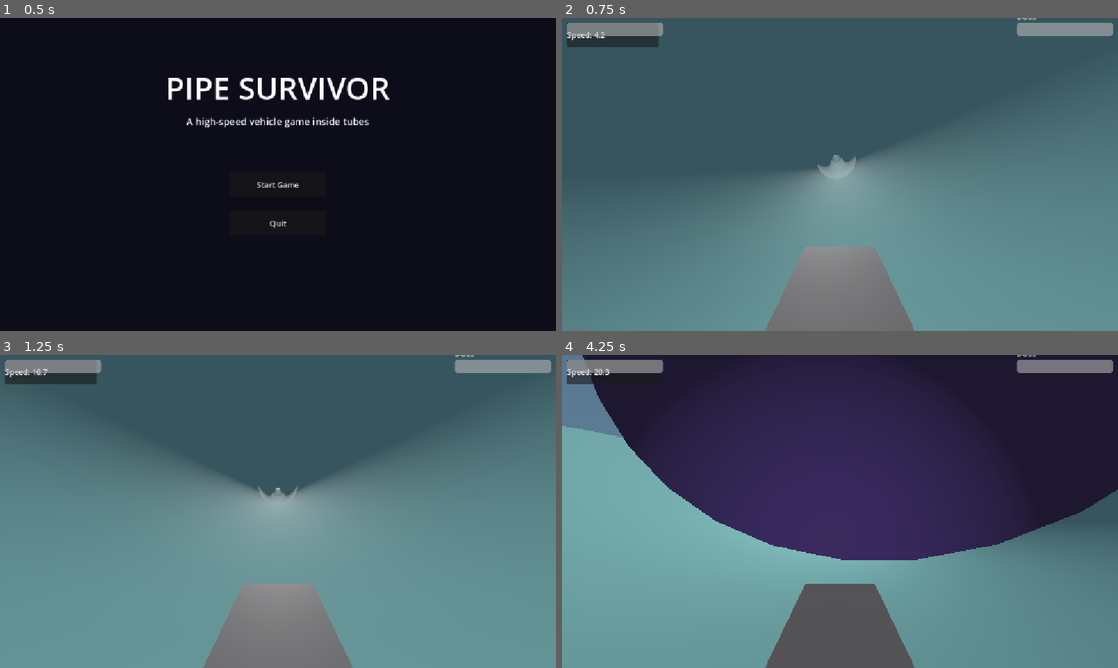
Above: before the commit, frames 1-4 (two rows, left to right).
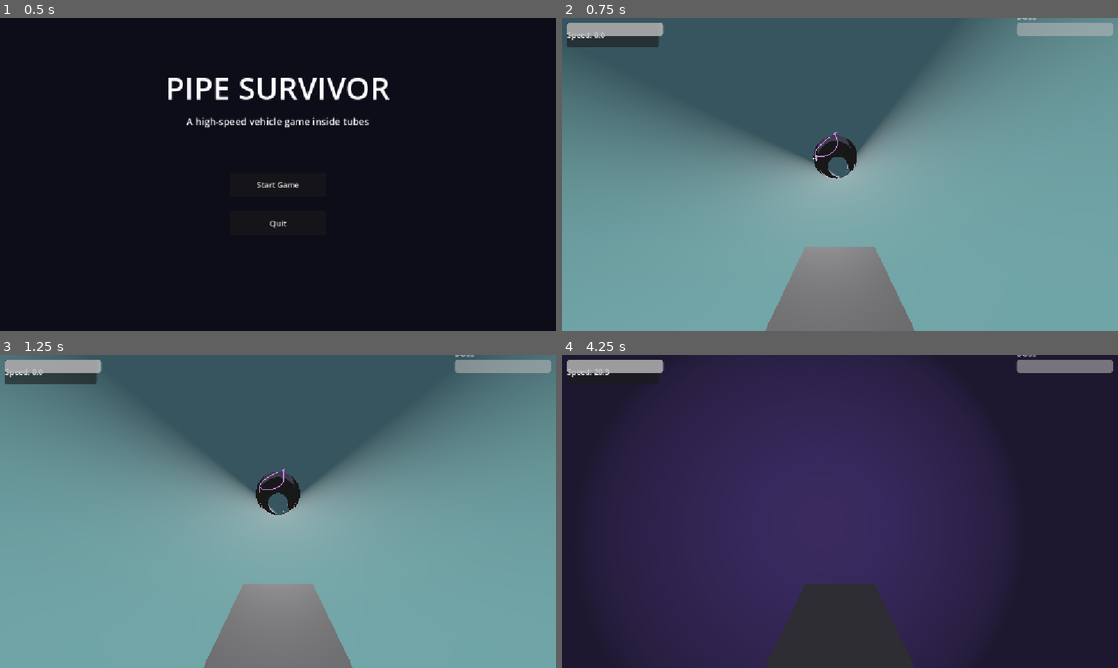
Above: after the commit, the same moments.

Repository: eternaldensity/pipe-survivor
Game: Godot game, scene res://MainMenu.tscn
The game is run twice, just before and just after one commit, with the same random seed, the same clock (stepped at 60 frames per second) and the same inputs.
Inputs:
- Up to frame 1 (0.5 s): no input
- Up to frame 2 (0.75 s): click "Start Game" at 0.5 s
- Up to frame 3 (1.25 s): no input
- Up to frame 4 (4.25 s): tap Enter (ui_accept) at 1.25, 1.52, 2.27, 3.77 s; hold Right (ui_right) 1.28-2.03 s; hold R 1.28-2.03 s; hold Down (ui_down) 2.03-2.78 s; tap 1 at 2.1 s; hold Right (ui_right) 2.78-3.53 s; hold 2 2.78-3.53 s; hold Up (ui_up) from 3.53 s (still down); tap 3 at 3.6 s

Frame 1 is identical in both runs. In frame 2, 55% of the frame differs, in the area x 0-100%, y 0-100%; in frame 3, 16%; in frame 4, 49%.

Commit message:
Add procedural level generation system

Diff:
--- a/level_generator.gd
+++ b/level_generator.gd
@@ -45,8 +45,12 @@
 			next_node = _add_rest_zone(current, tier)
 		elif rng.randf() < _junction_prob(tier) and depth < target_depth - 2:
 			next_node = _add_junction(current, tier)
-			# Generate branches.
-			_generate_branches(next_node, tier, rng)
+			# _add_junction already calls _generate_branches internally.
+			# If the junction has a trunk, add a trunk continuation immediately
+			# so the main path follows the trunk, not a branch.
+			if _get_param(_graph[next_node]["params"], "has_trunk", true):
+				var trunk_cont := _add_continuation(next_node, tier)
+				next_node = trunk_cont
 		else:
 			next_node = _add_continuation(current, tier)
 		current = next_node
@@ -78,6 +82,11 @@
 
 func _junction_prob(tier: int) -> float:
 	return junction_prob_base + tier * 0.05
+
+func _get_param(d: Dictionary, key: String, default_val: Variant) -> Variant:
+	if d.has(key):
+		return d[key]
+	return default_val
 
 func _add_node(type: SectionType, tier: int, params: Dictionary) -> int:
 	var node := {
@@ -96,12 +105,10 @@
 
 func _add_continuation(parent_id: int, tier: int) -> int:
 	var parent: Dictionary = _graph[parent_id]
-	var parent_exit_r: float = parent["params"].get("exit_radius", parent["params"].get("tube_radius", 10.0))
+	var parent_exit_r: float = _get_param(parent["params"], "exit_radius", _get_param(parent["params"], "tube_radius", 10.0))
 	# Compute entry radius from parent with small variation.
-	var entry_r: float = clampf(parent_exit_r + rng.randf_range(-0.5, 0.5), min_radius, max_radius)
-	# Match parent if too far.
-	if absf(entry_r - parent_exit_r) > 0.5:
-		entry_r = parent_exit_r
+	# Match the parent's exit radius exactly for seam continuity.
+	var entry_r: float = clampf(parent_exit_r, min_radius, max_radius)
 	var exit_r: float = clampf(entry_r + rng.randf_range(-1.0, 1.0), min_radius, max_radius)
 	var length: float = rng.randf_range(60.0, 150.0)
 
@@ -124,36 +131,41 @@
 		var node_id := _add_node(SectionType.BEND, tier, params)
 		_graph[node_id]["parent"] = parent_id
 		_graph[node_id]["depth"] = _graph[parent_id]["depth"] + 1
-		parent["exits"].append(node_id)
+		_attach_child(parent, node_id)
 		return node_id
 
 	var node_id := _add_node(SectionType.STRAIGHT, tier, params)
 	_graph[node_id]["parent"] = parent_id
 	_graph[node_id]["depth"] = _graph[parent_id]["depth"] + 1
-	# If parent is a junction, attach to the trunk exit (0) if available.
-	if parent["type"] == SectionType.JUNCTION and parent["params"].get("has_trunk", false):
-		if parent["exits"].size() == 0 or parent["exits"][0] == null or parent["exits"][0] < 0:
-			if parent["exits"].size() == 0:
-				parent["exits"].resize(1)
-			parent["exits"][0] = node_id
+	_attach_child(parent, node_id)
+	return node_id
+
+func _attach_child(parent: Dictionary, node_id: int) -> void:
+	# If parent is a junction, attach to the first null exit slot (trunk) if
+	# available, otherwise append.
+	if parent["type"] == SectionType.JUNCTION:
+		var slot := -1
+		for i in range(parent["exits"].size()):
+			if parent["exits"][i] == null:
+				slot = i
+				break
+		if slot >= 0:
+			parent["exits"][slot] = node_id
 		else:
 			parent["exits"].append(node_id)
 	else:
 		parent["exits"].append(node_id)
-	return node_id
 
 func _add_junction(parent_id: int, tier: int) -> int:
 	var parent: Dictionary = _graph[parent_id]
-	var r: float = parent["params"].get("exit_radius", parent["params"].get("tube_radius", 10.0))
+	var r: float = _get_param(parent["params"], "exit_radius", _get_param(parent["params"], "tube_radius", 10.0))
 	r = clampf(r, min_radius, max_radius)
 
-	var has_trunk := rng.randf() < 0.7
+	var has_trunk := true  # main path always has a trunk
 	var left := rng.randf() < 0.75
 	var right := rng.randf() < 0.75
 	if not left and not right:
 		left = true  # ensure at least one branch
-	if not has_trunk and not left and not right:
-		has_trunk = true
 
 	var params := {
 		"tube_radius": r,
@@ -169,7 +181,8 @@
 	var node_id := _add_node(SectionType.JUNCTION, tier, params)
 	_graph[node_id]["parent"] = parent_id
 	_graph[node_id]["depth"] = _graph[parent_id]["depth"] + 1
-	parent["exits"].append(node_id)
+	_attach_child(parent, node_id)
+	_generate_branches(node_id, tier, rng)
 	return node_id
 
 func _generate_branches(junction_id: int, tier: int, r: RandomNumberGenerator) -> void:
@@ -204,15 +217,13 @@
 	var parent: Dictionary = _graph[parent_id]
 	var parent_exit_r: float
 	if parent["type"] == SectionType.JUNCTION:
-		parent_exit_r = parent["params"].get("tube_radius", 10.0)
+		parent_exit_r = _get_param(parent["params"], "tube_radius", 10.0)
 	else:
-		parent_exit_r = parent["params"].get("exit_radius", parent["params"].get("tube_radius", 10.0))
+		parent_exit_r = _get_param(parent["params"], "exit_radius", _get_param(parent["params"], "tube_radius", 10.0))
 	parent_exit_r = clampf(parent_exit_r, min_radius, max_radius)
 
 	var entry_r: float = parent_exit_r
-	var exit_r: float = clampf(entry_r + rng.randf_range(-0.5, 0.5), min_radius, max_radius)
-	if absf(exit_r - entry_r) > 0.5:
-		exit_r = entry_r
+	var exit_r: float = entry_r
 	var length: float = rng.randf_range(40.0, 80.0)
 
 	var is_bend := rng.randf() < 0.4
@@ -243,7 +254,7 @@
 
 func _add_rest_zone(parent_id: int, tier: int) -> int:
 	var parent: Dictionary = _graph[parent_id]
-	var r: float = parent["params"].get("exit_radius", parent["params"].get("tube_radius", 10.0))
+	var r: float = _get_param(parent["params"], "exit_radius", _get_param(parent["params"], "tube_radius", 10.0))
 	r = clampf(r, min_radius, max_radius)
 	var params := {
 		"entry_radius": r,
@@ -253,12 +264,12 @@
 	var node_id := _add_node(SectionType.REST_ZONE, tier, params)
 	_graph[node_id]["parent"] = parent_id
 	_graph[node_id]["depth"] = _graph[parent_id]["depth"] + 1
-	parent["exits"].append(node_id)
+	_attach_child(parent, node_id)
 	return node_id
 
 func _add_boss_arena(parent_id: int, tier: int) -> int:
 	var parent: Dictionary = _graph[parent_id]
-	var r: float = parent["params"].get("exit_radius", parent["params"].get("tube_radius", 10.0))
+	var r: float = _get_param(parent["params"], "exit_radius", _get_param(parent["params"], "tube_radius", 10.0))
 	r = clampf(r, min_radius, max_radius)
 	var params := {
 		"entry_radius": r,
@@ -268,7 +279,7 @@
 	var node_id := _add_node(SectionType.BOSS_ARENA, tier, params)
 	_graph[node_id]["parent"] = parent_id
 	_graph[node_id]["depth"] = _graph[parent_id]["depth"] + 1
-	parent["exits"].append(node_id)
+	_attach_child(parent, node_id)
 	return node_id
 
 func _validate() -> bool:
@@ -299,8 +310,8 @@
 		if node["parent"] < 0:
 			continue
 		var parent: Dictionary = _graph[node["parent"]]
-		var parent_r: float = parent["params"].get("exit_radius", parent["params"].get("tube_radius", 10.0))
-		var child_r: float = node["params"].get("entry_radius", node["params"].get("tube_radius", 10.0))
+		var parent_r: float = _get_param(parent["params"], "exit_radius", _get_param(parent["params"], "tube_radius", 10.0))
+		var child_r: float = _get_param(node["params"], "entry_radius", _get_param(node["params"], "tube_radius", 10.0))
 		if absf(parent_r - child_r) > 1.0:
 			return false
 	return true
@@ -326,6 +337,8 @@
 				if parent_node["exits"][i] == node["id"]:
 					exit_idx = i
 					break
+			if parent_section == null:
+				print("NULL PARENT for node", node["id"], "parent", node["parent"])
 			section = network.add_section(packed, props, parent_section, exit_idx)
 		section_map[node["id"]] = section
 
--- a/main.gd
+++ b/main.gd
@@ -7,6 +7,7 @@
 var rest_zone_scene  : PackedScene
 var sign_scene       : PackedScene
 var crafting_ui_scene: PackedScene
+var level_generator   : LevelGenerator
 
 func _ready() -> void:
 	junction_section   = load("res://JunctionPipeSection.tscn")
@@ -14,85 +15,18 @@
 	sign_scene         = load("res://Sign.tscn")
 	crafting_ui_scene  = load("res://CraftingUI.tscn")
 
-	# ── Opening: wide chamber that tapers down ────────────────────────────
-	network.add_section(straight_section, { "entry_radius": 20.0, "exit_radius": 10.0, "length": 120.0 })
+	# Phase 7: Procedural level generation.
+	level_generator = LevelGenerator.new()
+	level_generator.seed = 12345
+	level_generator.target_depth = 10
+	add_child(level_generator)
+	await level_generator.generate(network)
 
-	# ── First bend (gentle, 10°) ──────────────────────────────────────────
-	network.add_section(bend_section, { "bend_angle": 10.0, "roll_angle": 180.0, "length": 300.0 })
-
-	# ── Narrow challenge section (radius 6) ────────────────────────────────
-	network.add_section(straight_section, { "exit_radius": 6.0 })   # tapers 10 -> 6
-	network.add_section(straight_section, { "entry_radius": 6.0, "exit_radius": 6.0, "length": 60.0 })
-	network.add_section(straight_section, { "entry_radius": 6.0 })   # widens 6 -> 10
-
-	# ── Mid straight ──────────────────────────────────────────────────────
-	network.add_section(straight_section, { "length": 100.0 })
-
-	# ── Second bend (45°) then a wide section ─────────────────────────────
-	network.add_section(bend_section, { "bend_angle": 45.0, "length": 100.0, "tube_radius": 10.0 })
-	var wide_section := network.add_section(straight_section, { "exit_radius": 20.0, "length": 40.0 })   # widens 10 -> 20
-	# Rest zone as a wide chamber section (radius 20).
-	network.add_section(load("res://RestZone.tscn"), { "entry_radius": 20.0, "exit_radius": 20.0, "length": 60.0 })
-	network.add_section(straight_section, { "entry_radius": 20.0, "exit_radius": 10.0, "length": 200.0 })  # tapers to 10
-
-	# ── Trident junction ──────────────────────────────────────────────────
-	var j := network.add_section(junction_section, { "trunk_length": 60.0, "branch_angle": 30.0, "tube_radius": 10.0 })
-
-	# Signage before the junction.
-	var sign = sign_scene.instantiate()
-	sign.text = "JUNCTION AHEAD"
-	sign.branch_color = Color(0.3, 0.6, 1.0)
-	sign.position = j.entry.global_position - j.global_transform.basis.z * 15.0 + Vector3(0.0, 8.0, 0.0)
-	add_child(sign)
-
-	# ── Three paths, each with a continuation ─────────────────────────────
-	var trunk := network.add_section(straight_section, { "length": 80.0, "entry_radius": 10.0, "exit_radius": 10.0 }, j, 0)
-	var left  := network.add_section(straight_section, { "length": 80.0, "entry_radius": 10.0, "exit_radius": 10.0 }, j, 1)
-	var right := network.add_section(straight_section, { "length": 80.0, "entry_radius": 10.0, "exit_radius": 10.0 }, j, 2)
-
-	# Trunk path: gentle bend then a long straight.
-	network.add_section(bend_section, { "bend_angle": 25.0, "length": 150.0, "tube_radius": 10.0 }, trunk, 0)
-	network.add_section(straight_section, { "entry_radius": 10.0, "exit_radius": 35.0, "length": 100.0 })  # widen to arena
-	var arena_section := network.add_section(load("res://BossArena.tscn"), { "entry_radius": 35.0, "exit_radius": 35.0, "length": 150.0 })
-
-	# Phase 6: Boss in the arena.
-	var boss = load("res://BossVehicle.tscn").instantiate()
-	boss.network = network
-	boss.target = $Vehicle
-	boss.arena_center = arena_section.entry.global_position + arena_section.global_transform.basis.z * 60.0
-	boss.arena_radius = 25.0
-	add_child(boss)
-	boss.global_position = boss.arena_center
-
-	# Left branch path.
-	network.add_section(bend_section, { "bend_angle": 20.0, "length": 120.0, "tube_radius": 10.0 }, left, 0)
-	network.add_section(straight_section, { "length": 150.0, "entry_radius": 10.0, "exit_radius": 10.0 })
-
-	# Right branch path (mirrored bend).
-	network.add_section(bend_section, { "bend_angle": 20.0, "length": 120.0, "tube_radius": 10.0, "roll_angle": 180.0 }, right, 0)
-	network.add_section(straight_section, { "length": 150.0, "entry_radius": 10.0, "exit_radius": 10.0 })
-
-	# ── Crafting UI overlay ───────────────────────────────────────────────
-	var crafting_ui = crafting_ui_scene.instantiate()
-	add_child(crafting_ui)
-	crafting_ui.bind_vehicle($Vehicle)
-
-	# Phase 5: Enemy spawner.
-	var spawner = EnemySpawner.new()
-	spawner.chaser_scene = load("res://ChaserEnemy.tscn")
-	spawner.ambusher_scene = load("res://AmbusherEnemy.tscn")
-	spawner.tank_scene = load("res://TankEnemy.tscn")
-	spawner.network = network
-	spawner.target = $Vehicle
-	spawner.spawn_interval = 4.0
-	spawner.max_enemies = 6
-	add_child(spawner)
-
-	# Phase 6: Game manager (win/lose).
+	# Phase 7: Game manager (win/lose).
 	var gm = GameManager.new()
 	add_child(gm)
 
-	# Phase 6/7: Game HUD.
+	# Phase 7: Game HUD.
 	var hud = load("res://GameHUD.tscn").instantiate()
 	add_child(hud)
 
@@ -103,3 +37,8 @@
 	# Phase 7: Pause menu.
 	var pause_menu = load("res://PauseMenu.tscn").instantiate()
 	add_child(pause_menu)
+
+	# Phase 7: Crafting UI overlay.
+	var crafting_ui = crafting_ui_scene.instantiate()
+	add_child(crafting_ui)
+	crafting_ui.bind_vehicle($Vehicle)
Not shown, added: level_generator.gd.uid
Not shown, added: docs/level_generation_plan.md
